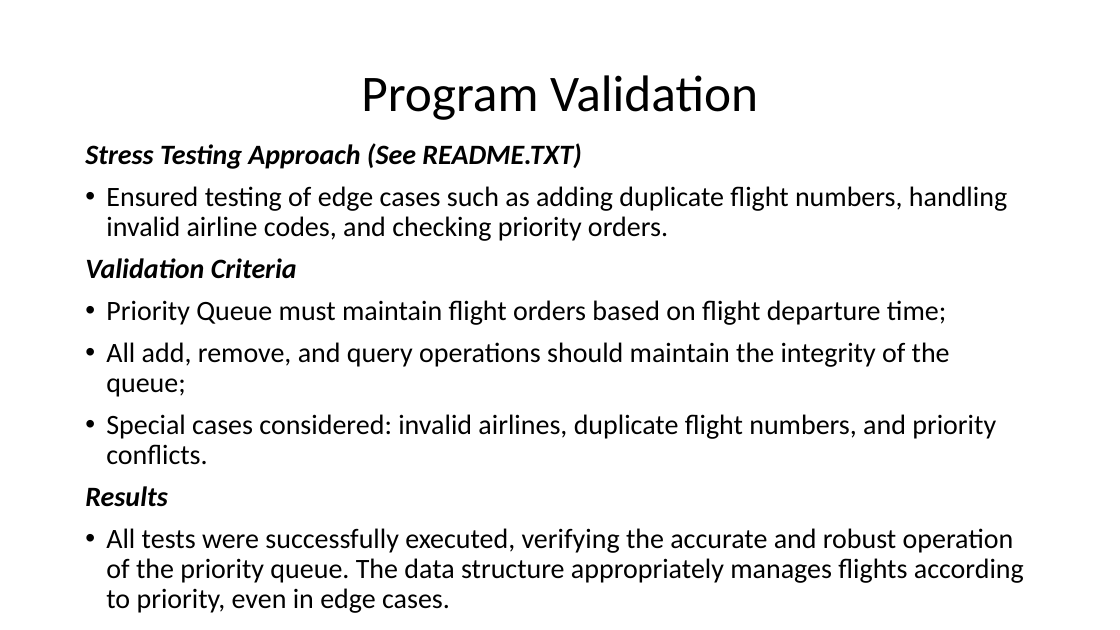
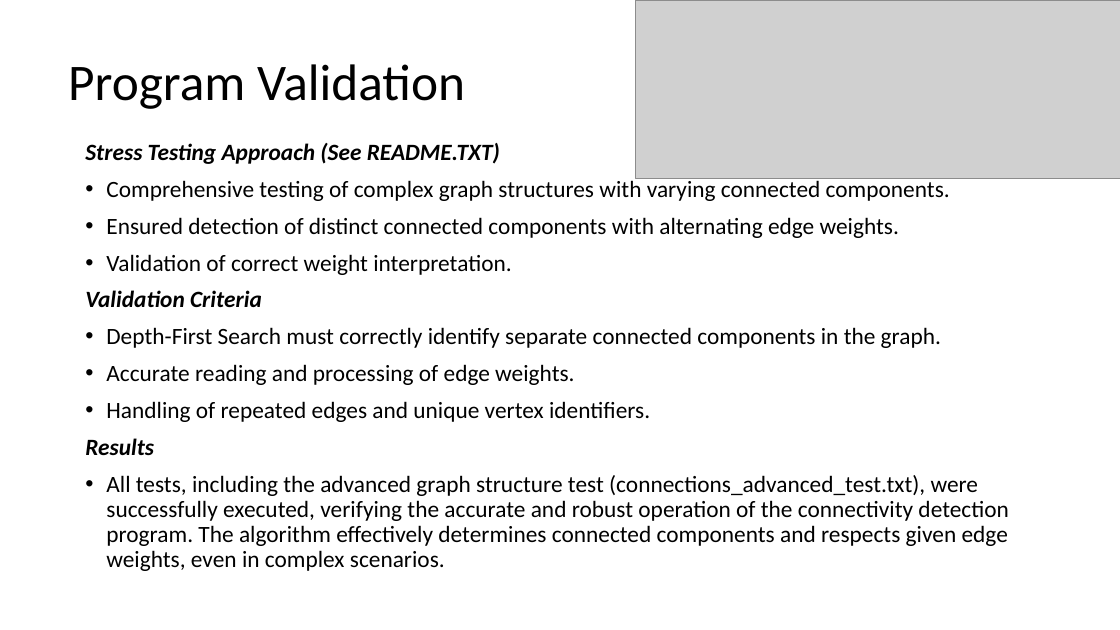
Before and after one commit to MichaelWong1024/CSEps, a slide deck: slide 2 of HW3/slides.pptx. Drawn at 1120x630 pixels with LibreOffice and Linux fonts; fonts in the diff are those of the drawing; grey boxes stand for pictures. Boxes give left, top, right and bottom in pixels: in the first picture for what was removed or moved away, otherwise in the second. Text is boxed around its words. In the diff, an @@ line names an element or a change of style, - is before the commit and + after.

```diff
--- a/HW3/slides.pptx
+++ b/HW3/slides.pptx
@@ title "Program Validation" moved from (x1=361, y1=75, x2=758, y2=120) to (x1=68, y1=64, x2=465, y2=109) @@
@@ picture added at (x1=635, y1=0, x2=1120, y2=178) @@
@@ text at (x1=85, y1=143, x2=500, y2=455): size 24 to 20 pt in "Stress Testing Approach (See README.TXT)", "Validation Criteria", "Results" @@
@@ text at (x1=106, y1=177, x2=950, y2=275): text changed; size 24 to 20 pt @@
-• Ensured testing of edge cases such as adding duplicate flight numbers, handling invalid airline codes, and checking priority orders.
+• Comprehensive testing of complex graph structures with varying connected components.
+• Ensured detection of distinct connected components with alternating edge weights.
+• Validation of correct weight interpretation.
@@ text at (x1=106, y1=327, x2=941, y2=422): text changed; size 24 to 20 pt @@
-• Priority Queue must maintain flight orders based on flight departure time;
-• All add, remove, and query operations should maintain the integrity of the queue;
-• Special cases considered: invalid airlines, duplicate flight numbers, and priority conflicts.
+• Depth-First Search must correctly identify separate connected components in the graph.
+• Accurate reading and processing of edge weights.
+• Handling of repeated edges and unique vertex identifiers.
@@ text at (x1=106, y1=475, x2=1008, y2=571): text changed; size 24 to 20 pt @@
-• All tests were successfully executed, verifying the accurate and robust operation of the priority queue. The data structure appropriately manages flights according to priority, even in edge cases.
+• All tests, including the advanced graph structure test (connections_advanced_test.txt), were successfully executed, verifying the accurate and robust operation of the connectivity detection program. The algorithm effectively determines connected components and respects given edge weights, even in complex scenarios.
```
Also in this commit, not shown: 1 slide added, 2 slides removed, 21 other files.
